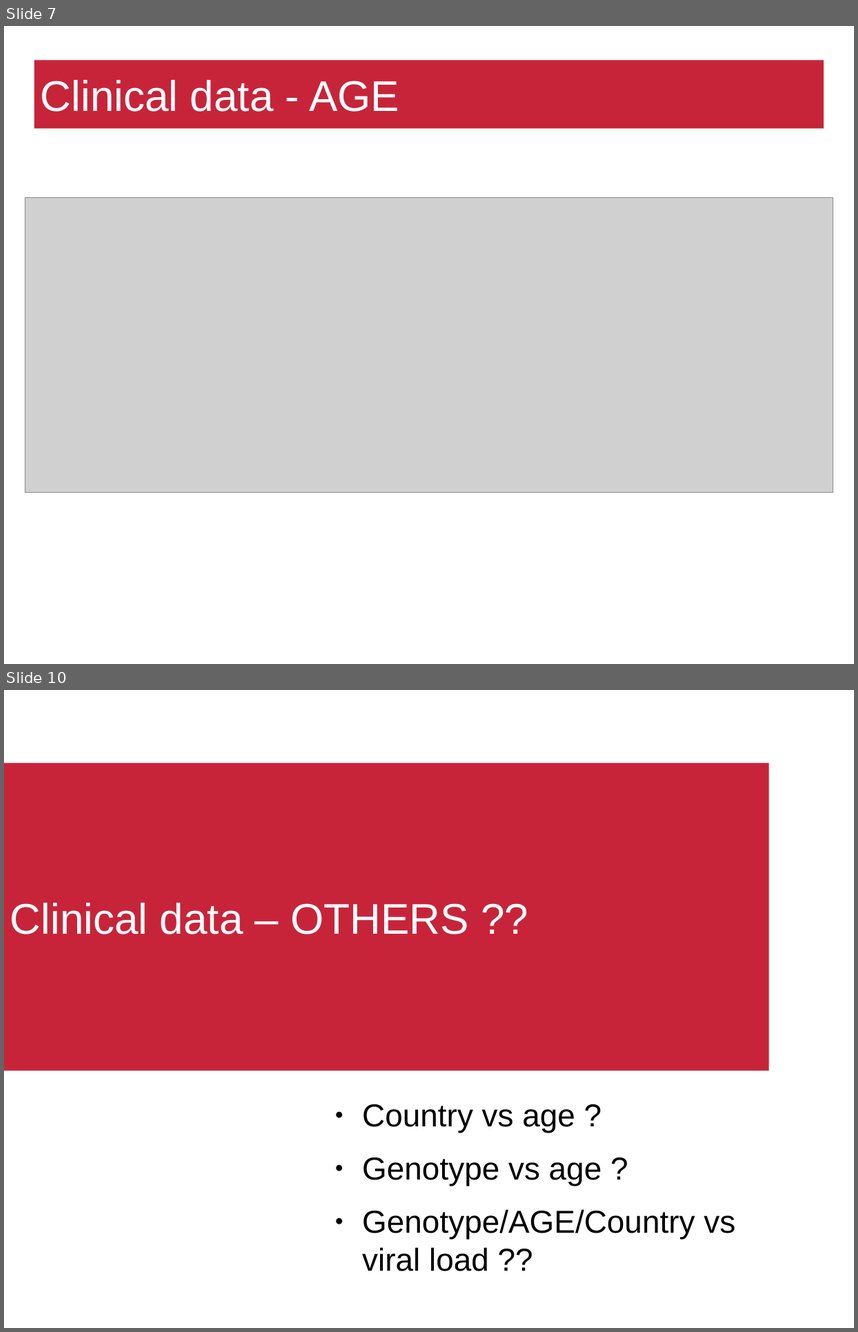
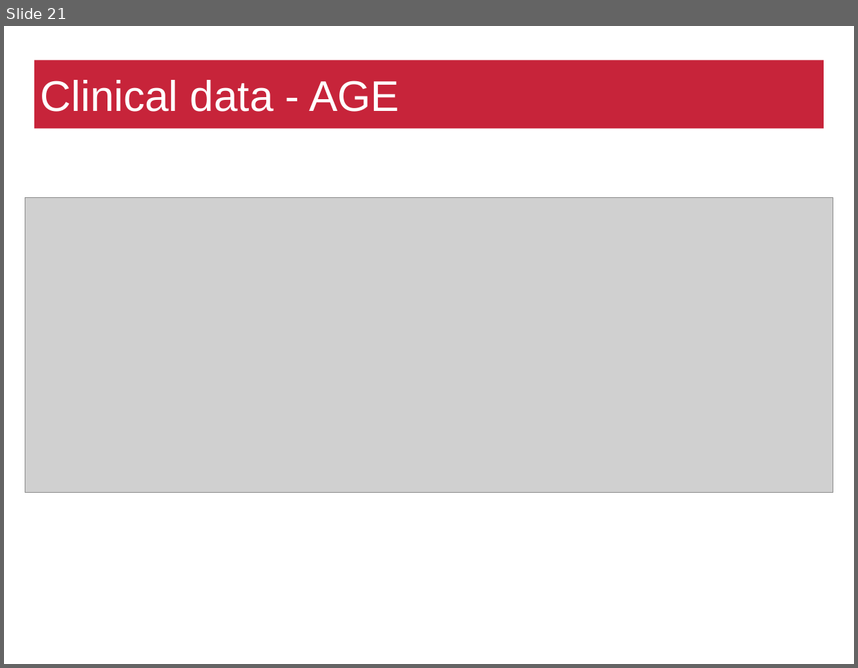
Before and after one commit to matthiaszeller/HBV, a slide deck: Presentation.odp. Shown one above the other, each under a label of ours: slides 7 and 10 before the commit, slide 21 after it; the slides between them are not shown. The pictures are 858x1332 and 858x668 pixels, drawn with LibreOffice and Linux fonts; fonts in the diff are those of the drawing; grey boxes stand for pictures; background and template pictures are left out. Boxes give left, top, right and bottom in pixels: in the first picture for what was removed or moved away, otherwise in the second. Text is boxed around its words. In the diff, an @@ line names an element or a change of style, - is before the commit and + after.

```diff
--- a/Presentation.odp
+++ b/Presentation.odp
@@ slide 10 removed at (4, 690, 854, 1328), background #FFFFFF @@
@@ title removed at (4, 762, 769, 1070) @@
-Clinical data – OTHERS ??
@@ text removed at (362, 1104, 735, 1271) @@
-● Country vs age ?
-● Genotype vs age ?
-● Genotype/AGE/Country vs viral load ??
@@ page number removed at (648, 1283, 846, 1327) @@
-10
@@ what was slide 7 is now slide 21 @@
```
Also in this commit, not shown: 9 slides changed, 9 slides added, 1 other slide removed.
